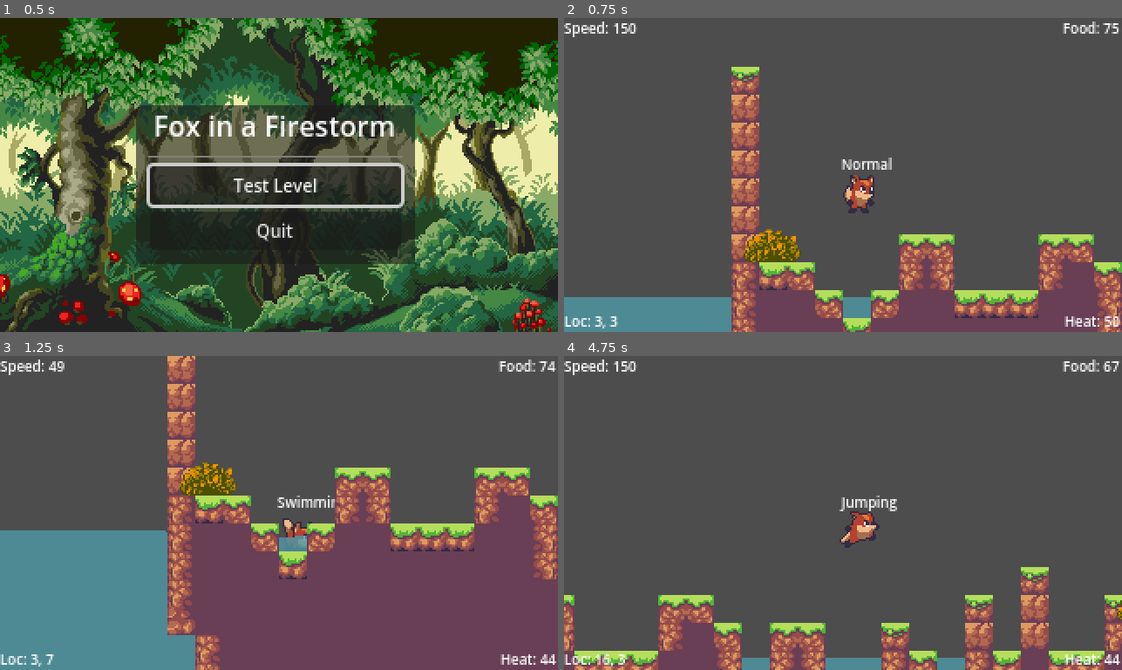
Above: before the commit, frames 1-4 (two rows, left to right).
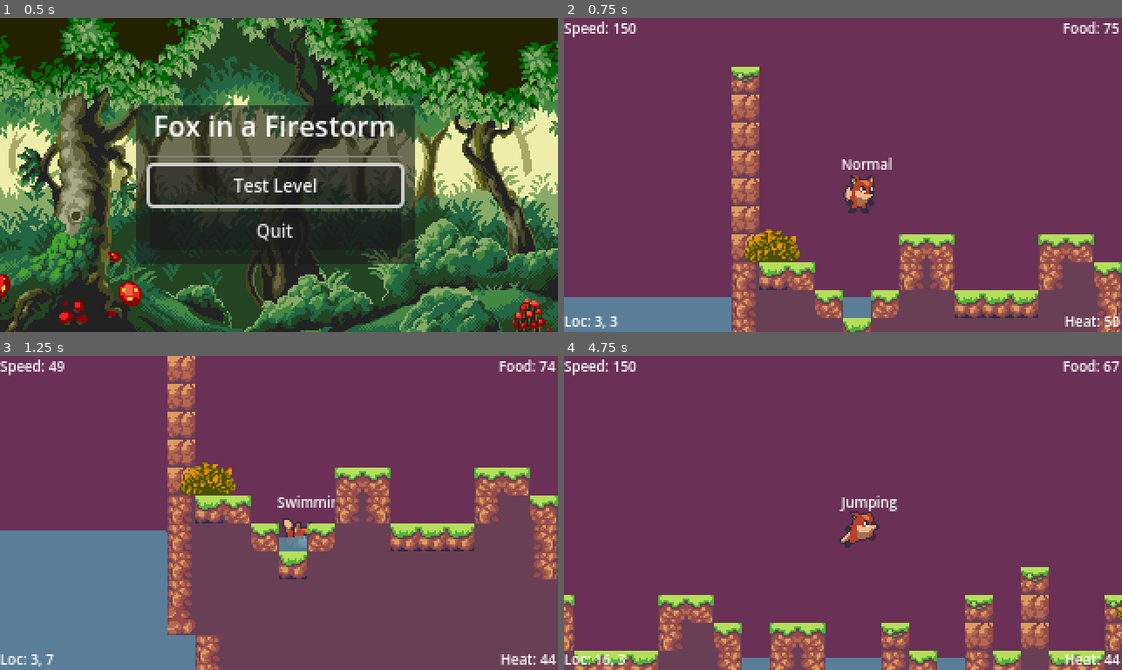
Above: after the commit, the same moments.

Repository: JP-Dhabolt/fox-in-a-firestorm
Game: Godot game, scene res://scenes/levels/Main.tscn
The game is run twice, just before and just after one commit, with the same random seed, the same clock (stepped at 60 frames per second) and the same inputs. The engine's default icon, where the game draws it, is replaced by a stand-in: a white triangle on a blue panel in a dark square.
Inputs:
- Up to frame 1 (0.5 s): no input
- Up to frame 2 (0.75 s): click "Test Level" at 0.5 s
- Up to frame 3 (1.25 s): no input
- Up to frame 4 (4.75 s): hold D (move_right) 1.28-2.78 s; tap Space (jump) at 1.52, 2.27, 3.77, 4.52 s; tap Enter at 2.75 s; hold A (move_left) 2.78-3.53 s; hold D (move_right) from 3.53 s (still down)

Frame 1 is identical in both runs. In frame 2, 77% of the frame differs, in the area x 0-100%, y 0-89%; in frame 3, 45%; in frame 4, 87%, in the area x 0-100%, y 0-97%.

Commit message:
Set default background environment color

Diff:
--- a/game/project.godot
+++ b/game/project.godot
@@ -107,4 +107,5 @@
 [rendering]
 
 textures/canvas_textures/default_texture_filter=0
+environment/defaults/default_clear_color=Color(0.416905, 0.187592, 0.333521, 1)
 environment/defaults/default_environment="res://default_env.tres"
